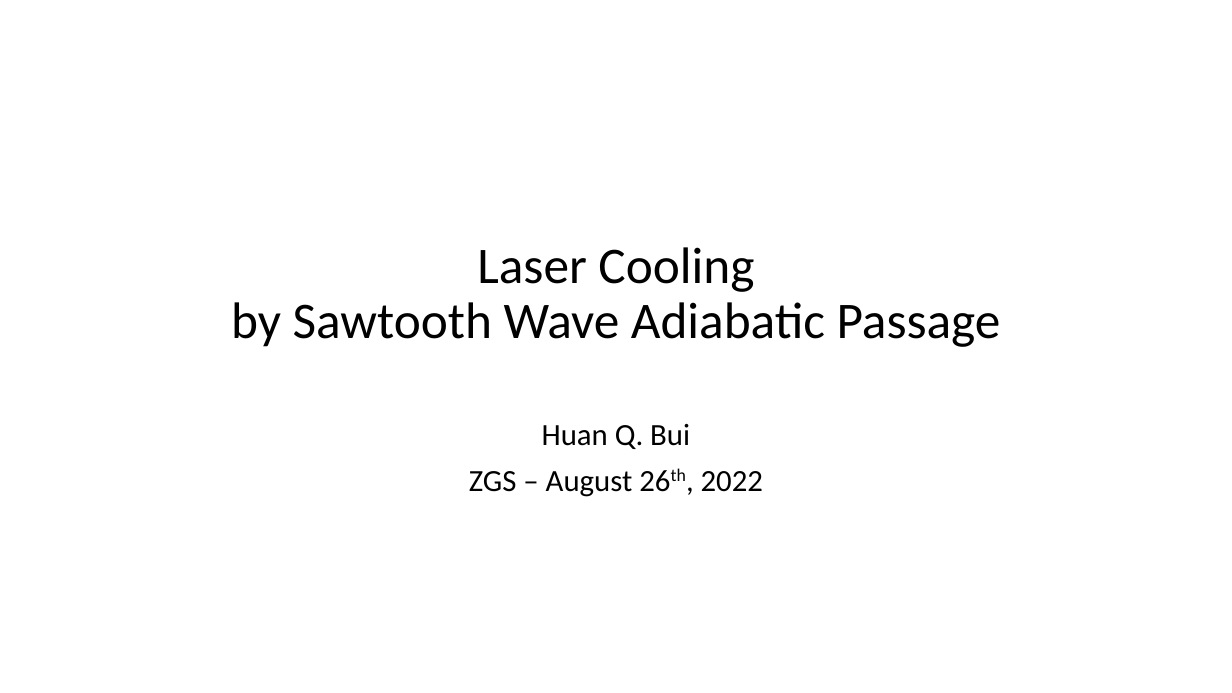
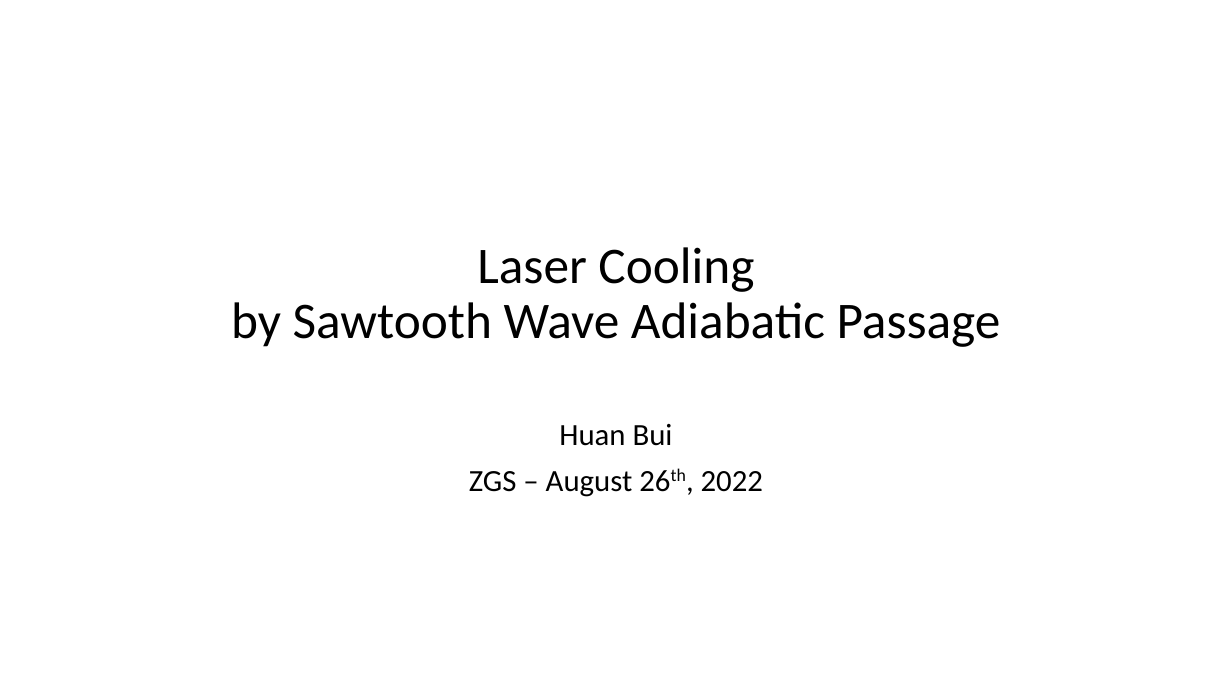
Before and after one commit to huanium/huanium, a slide deck: slide 1 of MIT PhD/ZGS/ZGS -Aug-26-2022/BUI-ZGS-Aug-26-2022.pptx. Drawn at 1232x693 pixels with LibreOffice and Linux fonts; fonts in the diff are those of the drawing. Boxes give left, top, right and bottom in pixels: in the first picture for what was removed or moved away, otherwise in the second. Text is boxed around its words. In the diff, an @@ line names an element or a change of style, - is before the commit and + after.

```diff
--- a/MIT PhD/ZGS/ZGS -Aug-26-2022/BUI-ZGS-Aug-26-2022.pptx
+++ b/MIT PhD/ZGS/ZGS -Aug-26-2022/BUI-ZGS-Aug-26-2022.pptx
@@ subtitle at (559,424,673,446): text changed @@
-Huan Q. Bui
+Huan Bui
```
Also in this commit, not shown: 3 other slides changed, 4 slides added, 2 slides removed, 9 other files.
